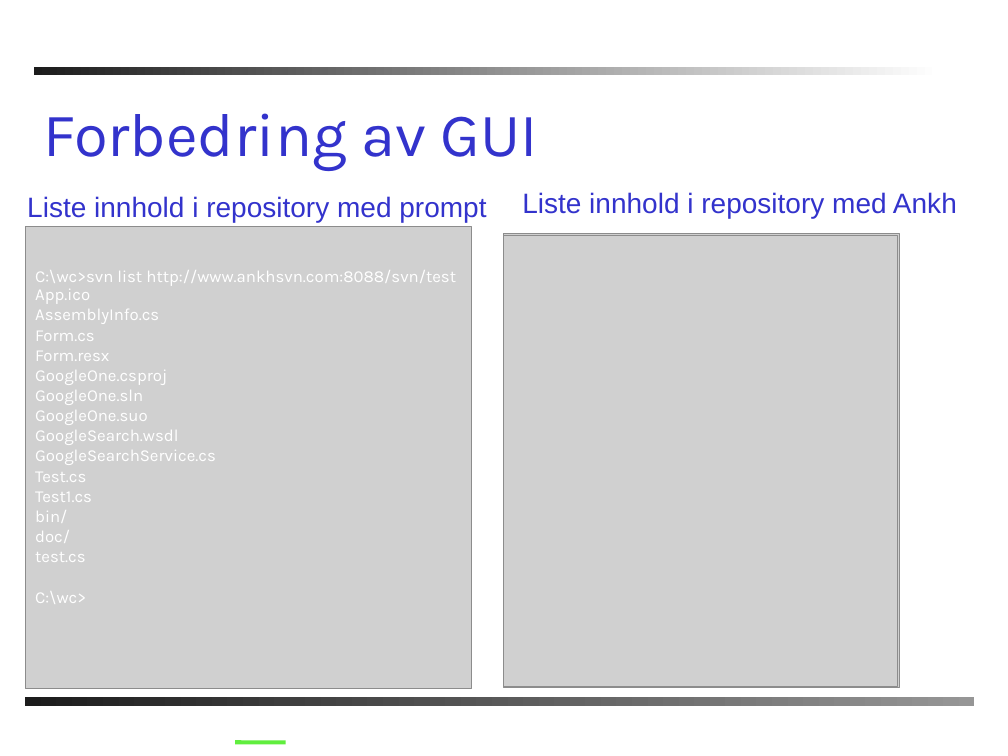
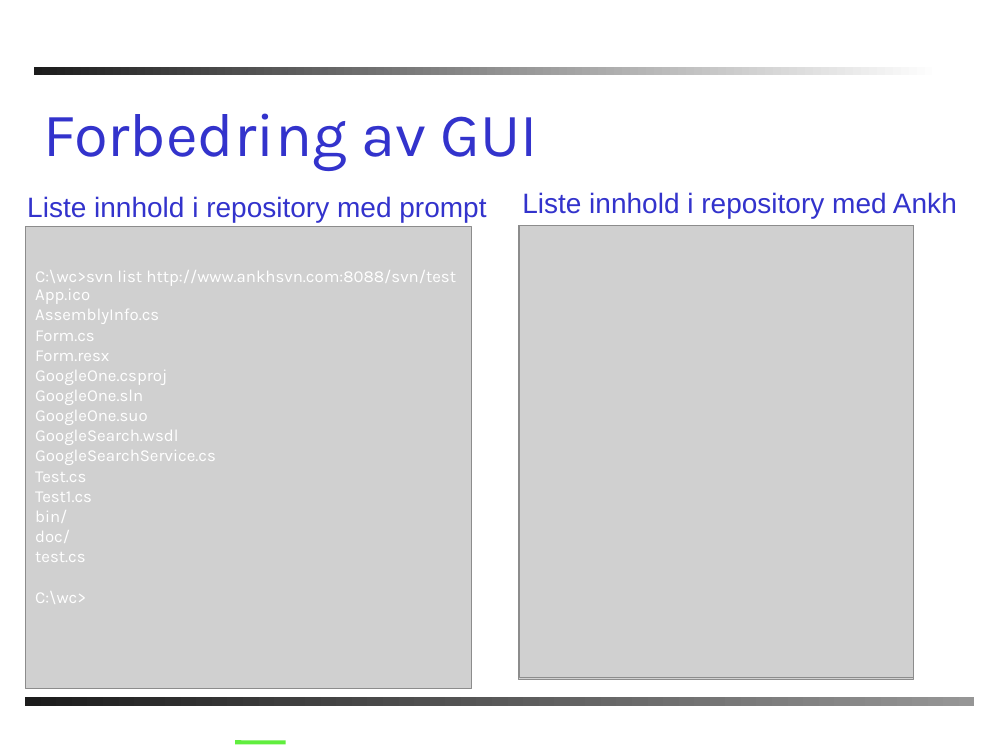
Before and after one commit to windygu/AnkhSVN, a slide deck: slide 8 of doc/powerpoint/Subversion_addin_for_VS.NET.ppt. Drawn at 1008x756 pixels with LibreOffice and Linux fonts; fonts in the diff are those of the drawing; grey boxes stand for pictures; background and template pictures are left out. Boxes give left, top, right and bottom in pixels: in the first picture for what was removed or moved away, otherwise in the second. Text is boxed around its words. In the diff, an @@ line names an element or a change of style, - is before the commit and + after.

```diff
--- a/doc/powerpoint/Subversion_addin_for_VS.NET.ppt
+++ b/doc/powerpoint/Subversion_addin_for_VS.NET.ppt
@@ picture: place and size @@
-picture at box(504, 233, 892, 678)
+picture at box(518, 226, 913, 679)
@@ picture: place and size @@
-picture at box(504, 235, 890, 678)
+picture at box(520, 226, 914, 677)
@@ picture: place and size @@
-picture at box(504, 235, 877, 663)
+picture at box(521, 227, 907, 670)
@@ picture: place and size @@
-picture at box(504, 235, 868, 653)
+picture at box(521, 227, 895, 655)
@@ picture: place and size @@
-picture at box(504, 235, 876, 661)
+picture at box(521, 227, 909, 672)
@@ picture: place and size @@
-picture at box(504, 234, 899, 687)
+picture at box(521, 227, 893, 653)
@@ picture: place and size @@
-picture at box(504, 235, 898, 686)
+picture at box(521, 227, 885, 645)
```
Also in this commit, not shown: 9 other slides changed, 2 slides added, 1 slide removed.
